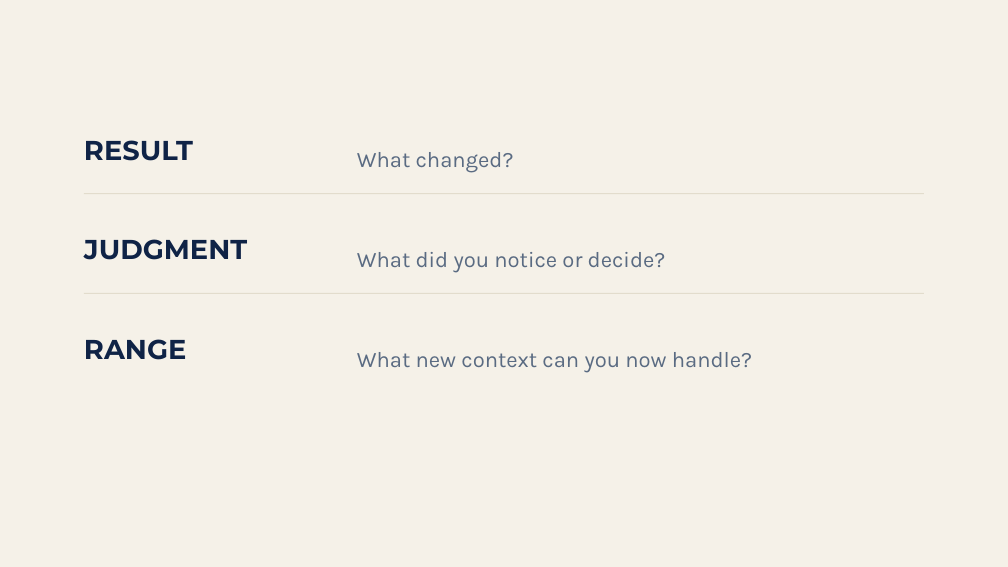
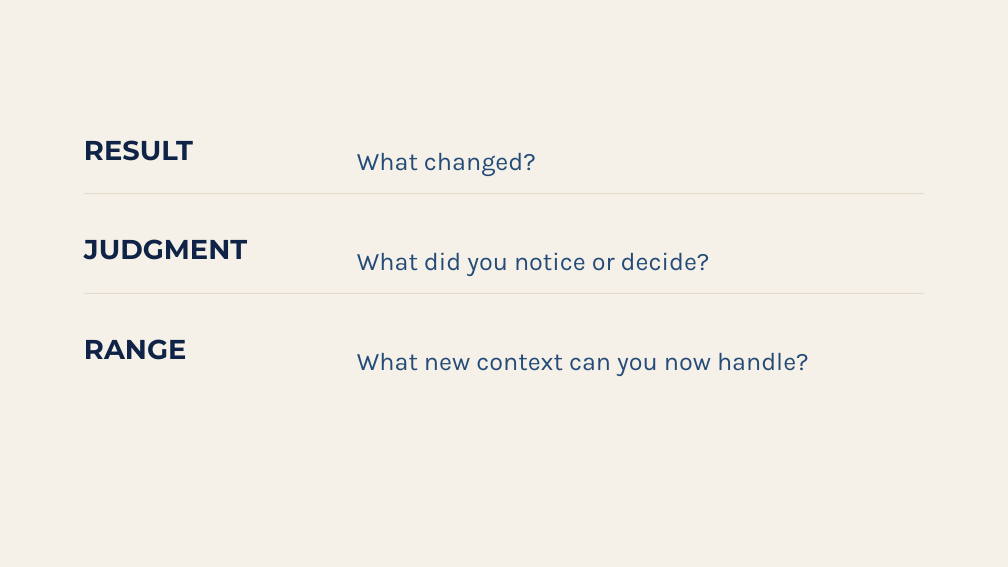
Before and after one commit to temidanielle/temidayoafonja-site, a slide deck: slide 8 of deliverables/video-5-slides/out/Video_5_Main_Slides.pptx. Drawn at 1008x567 pixels with LibreOffice and Linux fonts; fonts in the diff are those of the drawing. Boxes give left, top, right and bottom in pixels: in the first picture for what was removed or moved away, otherwise in the second. Text is boxed around its words. In the diff, an @@ line names an element or a change of style, - is before the commit and + after.

```diff
--- a/deliverables/video-5-slides/out/Video_5_Main_Slides.pptx
+++ b/deliverables/video-5-slides/out/Video_5_Main_Slides.pptx
@@ size 21 to 24 pt, text colour #5A6B82 to #244B78 in 3 elements at (357, 252, 710, 276), (357, 353, 809, 376), (357, 153, 536, 176) @@
```
Also in this commit, not shown: 7 other slides changed, 26 other files.
